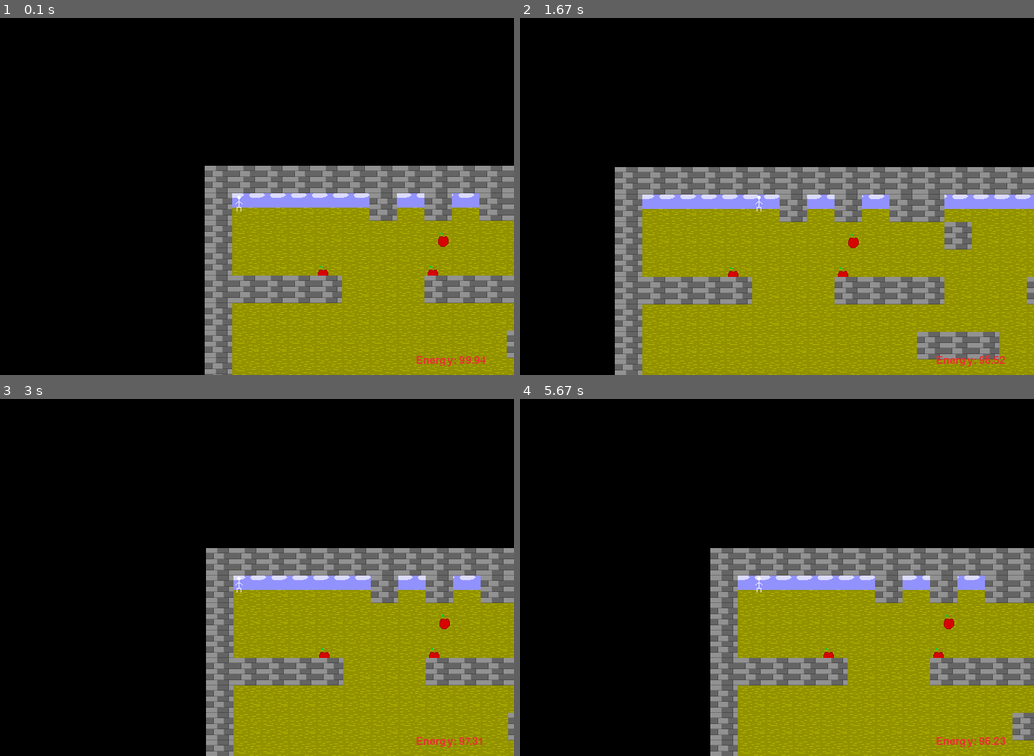
Above: before the commit, frames 1-4 (two rows, left to right).
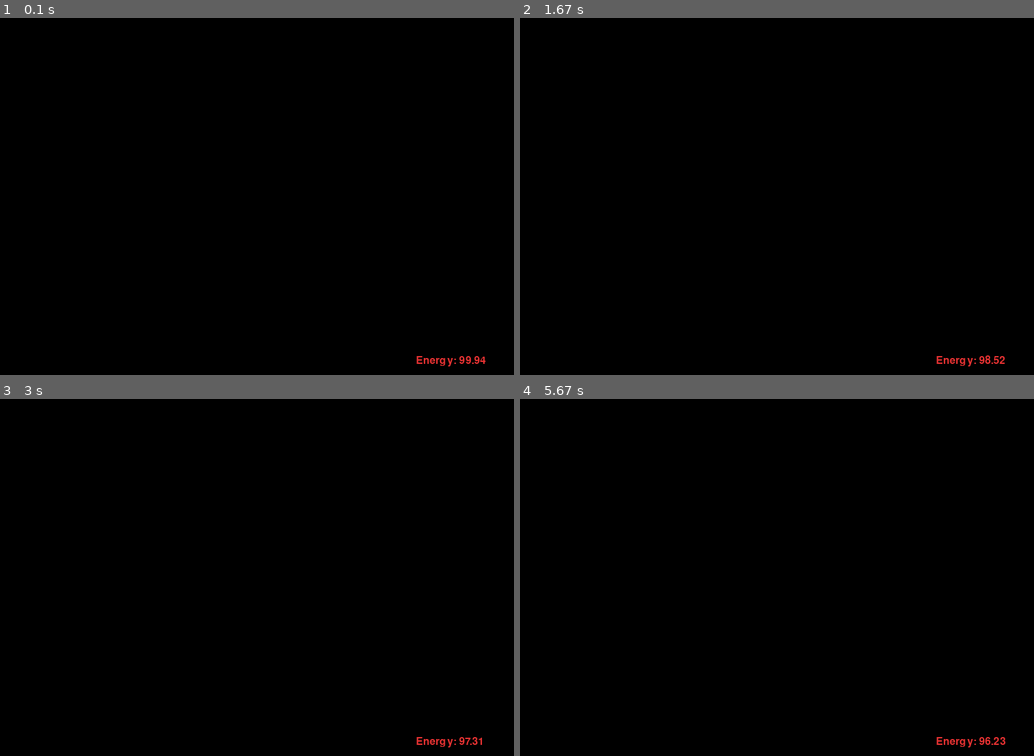
Above: after the commit, the same moments.

Repository: anokata/pythonPetProjects
Game: pygame game, started from platformer/sur.py
Same seed, same stepped clock (60 frames per second), same inputs: the game is played once before the commit and once after it.
Inputs:
- Up to frame 1 (0.1 s): no input
- Up to frame 2 (1.67 s): hold Right 0.33-0.8 s; hold Up 0.83-1.3 s
- Up to frame 3 (3 s): hold Left 1.83-2.37 s
- Up to frame 4 (5.67 s): tap Space at 3.4, 4.3, 4.7, 5, 5.2, 5.5 s; hold Up 3.73-4.2 s; hold Down 4.23-4.6 s; hold Left 4.63-5.1 s; hold Right 5.13-5.6 s; hold Up from 5.63 s (still down)

The runs differ from the first frame. In frame 1, 35% of the frame differs, in the area x 39-100%, y 41-100%; in frame 2, 47%, in the area x 18-100%, y 41-100%; in frame 3, 35%; in frame 4, 37%.

Commit message:
Выделение файлов и переделки.

Diff:
--- /dev/null
+++ b/platformer/camera.py
@@ -0,0 +1,24 @@
+import pygame
+from consts import *
+#Камера. у неё есть свои размеры и положение. она не даёт выйти за пределы игроку - меняет положение, следит. Она преобразует данные в неё координаты объекта так чтобы они отображались на экране( вычесть координаты камеры)
+class Camera():
+
+    def __init__(self, w, h):
+        self.rect = pygame.Rect(0, 0, w, h)
+
+    def stalkAt(self, p):
+        """ Следить за """
+        self.rect.left = min(self.rect.left, p.rect.left - WindowW//2)
+        self.rect.right = max(self.rect.right, p.rect.right)
+        self.rect.top = min(self.rect.top, p.rect.top - WindowH//2)
+        self.rect.right = max(self.rect.right, p.rect.right)
+        self.rect.bottom = max(self.rect.bottom, p.rect.bottom)
+
+    def calc(self, o):
+        """ пересчитать координаты объекта на экран """
+        r = pygame.Rect(0, 0, 0, 0)
+        r.left = o.rect.left - self.rect.left #- WindowH//2
+        r.top = o.rect.top - self.rect.top #+ WindowW//2
+        #r.left = o.rect.left - self.rect.left
+        #r.left = o.rect.left - self.rect.left
+        return r
--- /dev/null
+++ b/platformer/consts.py
@@ -0,0 +1,5 @@
+
+WindowH = 550
+WindowW = 800
+Display = (WindowW, WindowH)
+bgColor = "#004400"
--- /dev/null
+++ b/platformer/menu.py
@@ -0,0 +1,61 @@
+import pygame
+
+class Font():
+    def __init__(self, size, color = (255, 255, 255), bgcolor=False):
+        self.h = h = size
+        self.color = color
+        self.bg = bgcolor
+        self.font = pygame.font.Font(None, h)
+
+    def render(self, t):
+        if self.bg:
+            return self.font.render(t, 1, self.color, self.bg)
+        else:
+            return self.font.render(t, 1, self.color)
+
+    def get_rect(self):
+        return self.font.get_rect()
+
+class MenuList():
+    items = []
+    selected = 0
+
+    def __init__(self, layer, id, x=20, y=10):
+        self.layer = layer
+        self.items = list()
+        self.id = id
+        self.rect = pygame.Rect(0,0,0,0)
+        self.font = Font(32, (100, 100, 5), (180, 160, 100))
+        self.selfont = Font(32, (180, 160, 30), (100, 80, 50))
+        self.x = x
+        self.y = y
+
+    def rend(self):
+        self.layer[self.id] = list()
+        y = self.y
+        for x in self.items:
+            if self.items.index(x) == self.selected:
+                t = self.selfont.render(x)
+            else:
+                t = self.font.render(x)
+            self.rect = t.get_rect()
+            self.rect.top = y
+            self.rect.left = self.x
+            y += self.font.h // 1.5
+            self.layer[self.id].append((t, self.rect))
+
+    def addItem(self, text):
+        self.items.append(text)
+        self.rend()
+
+    def pred(self):
+        self.selected -= 1
+        if self.selected < 0:
+            self.selected = len(self.items) - 1
+        self.rend()
+
+    def next(self):
+        self.selected += 1
+        if self.selected >= len(self.items):
+            self.selected = 0
+        self.rend()
--- /dev/null
+++ b/platformer/player.py
@@ -0,0 +1,112 @@
+import pygame
+import pyganim
+
+class Player():
+    health = 100
+    spd = 4.0
+    spdj = 5.0
+    moving = 0
+    movingud = 0
+    dy = 0
+    dx = 0.0
+    energy = 100.0
+
+    def __init__(self):
+        pass
+
+    def step(self):
+        self.energy -= 0.01
+
+# Player anim
+AnimDelay = 0.1 # скорость смены кадров
+AnimGoRight = ['objects/walkmanR0.png','objects/walkmanR1.png','objects/walkmanR2.png']
+AnimGoLeft = ['objects/walkmanL0.png','objects/walkmanL1.png','objects/walkmanL2.png']
+AnimGoUp = ['objects/walkmanU0.png','objects/walkmanU1.png','objects/walkmanU2.png']
+AnimJumpLeft = ['objects/walkmanS.png', 'objects/walkmanS.png']
+AnimJumpRight = ['objects/walkmanS.png','objects/walkmanS.png']
+AnimJump = ['objects/walkmanS.png']
+AnimStand = ['objects/walkmanS.png']
+
+class pgPlayer(Player, pygame.sprite.Sprite):
+    rect = pygame.Rect(0,0,0,0)
+
+    def __init__(self, x, y):
+        pygame.sprite.Sprite.__init__(self)
+        self.image = pygame.image.load('catwall.png').convert()
+        self.rect = pygame.Rect(x, y, self.image.get_rect().size[0],
+                         self.image.get_rect().size[1])
+        self.rect.height += 0
+
+        from itertools import repeat
+        Anim = list(zip(AnimGoRight, list(repeat(AnimDelay, len(AnimGoRight)))))
+        self.AnimRight = pyganim.PygAnimation(Anim)
+        self.AnimRight.play()
+
+        Anim = list(zip(AnimGoLeft, list(repeat(AnimDelay, len(AnimGoLeft)))))
+        self.AnimLeft = pyganim.PygAnimation(Anim)
+        self.AnimLeft.play()
+
+        Anim = list(zip(AnimJumpLeft, list(repeat(AnimDelay, len(AnimJumpLeft)))))
+        self.AnimJumpLeft = pyganim.PygAnimation(Anim)
+        self.AnimJumpLeft.play()
+
+        Anim = list(zip(AnimJumpRight, list(repeat(AnimDelay, len(AnimJumpRight)))))
+        self.AnimJumpRight = pyganim.PygAnimation(Anim)
+        self.AnimJumpRight.play()
+
+        Anim = list(zip(AnimStand, list(repeat(AnimDelay, len(AnimStand)))))
+        self.AnimStand = pyganim.PygAnimation(Anim)
+        self.AnimStand.play()
+
+        Anim = list(zip(AnimGoUp, list(repeat(AnimDelay, len(AnimGoUp)))))
+        self.AnimUp = pyganim.PygAnimation(Anim)
+        self.AnimUp.play()
+
+        self.changeAnim(self.AnimStand)
+
+    def changeAnim(self, a):
+        self.image.fill(pygame.Color('#000000'))
+        a.blit(self.image, (0, 0))
+        #self.image.scroll(dy=20)
+
+    def moveSide(self, dt, platforms, enemies):
+        self.step()
+        if self.dx < 0:
+            self.changeAnim(self.AnimLeft)
+        elif self.dx > 0:
+            self.changeAnim(self.AnimRight)
+        elif self.dy > 0 or self.dy < 0:
+            self.changeAnim(self.AnimUp)
+        else:
+            self.changeAnim(self.AnimStand)
+
+        self.dx = - self.moving * self.spd
+        self.dy = - self.movingud * self.spd
+
+
+        self.rect.x += self.dx
+        self.collide(self.dx, 0, platforms)
+
+        self.rect.y += self.dy
+        self.collide(0, self.dy, platforms)
+
+        self.collideEnemies(enemies)
+
+    def collideEnemies(self, enemies):
+        for e in enemies:
+            if pygame.sprite.collide_rect(self, e):
+                self.dx = -self.dx
+
+    def collide(self, dx, dy, platforms):
+        for p in platforms:
+            if pygame.sprite.collide_rect(self, p): # если есть пересечение платформы с игроком
+                if dx > 0:                      # если движется вправо
+                    self.rect.right = p.rect.left # то не движется вправо
+                if dx < 0:                      # если движется влево
+                    self.rect.left = p.rect.right # то не движется влево
+
+                if dy > 0:
+                    self.rect.bottom = p.rect.top
+
+                if dy < 0:
+                    self.rect.top = p.rect.bottom
--- a/platformer/sur.py
+++ b/platformer/sur.py
@@ -5,6 +5,11 @@
 import pyganim
 import roomGenerator as rg
 import random
+from menu import *
+from player import *
+from camera import *
+from consts import *
+
 #TODO: наделать много вещей. коллекционирование. инвентарь. иконки.
 # сначала всё же без генератора, сделать статичный мир. но интересный
 # TODO: map, переделать отображение. сделать редактор, сохранение загрузка добавление новых блоков. редактор. выбор блоков.
@@ -31,29 +36,6 @@
 
 
 # делать игрока сначала базового не зависящего от движка.
-#Камера. у неё есть свои размеры и положение. она не даёт выйти за пределы игроку - меняет положение, следит. Она преобразует данные в неё координаты объекта так чтобы они отображались на экране( вычесть координаты камеры)
-class Camera():
-
-    def __init__(self, w, h):
-        self.rect = pygame.Rect(0, 0, w, h)
-
-    def stalkAt(self, p):
-        """ Следить за """
-        self.rect.left = min(self.rect.left, p.rect.left - WindowW//2)
-        self.rect.right = max(self.rect.right, p.rect.right)
-        self.rect.top = min(self.rect.top, p.rect.top - WindowH//2)
-        self.rect.right = max(self.rect.right, p.rect.right)
-        self.rect.bottom = max(self.rect.bottom, p.rect.bottom)
-
-    def calc(self, o):
-        """ пересчитать координаты объекта на экран """
-        r = pygame.Rect(0, 0, 0, 0)
-        r.left = o.rect.left - self.rect.left #- WindowH//2
-        r.top = o.rect.top - self.rect.top #+ WindowW//2
-        #r.left = o.rect.left - self.rect.left
-        #r.left = o.rect.left - self.rect.left
-        return r
-
 class EnergySystem():
     map = {}
 
@@ -72,8 +54,12 @@
 
 class Map():
     tiles = 0
+    w = h = z = 0
 
     def __init__(self, w, h, z):
+        self.w = w
+        self.h = h
+        self.z = z
         self.tiles = {(x, y, lay): l for x in range(w) for y in range(h)
                 for lay in range(z) for l in [list()]}
 
@@ -82,6 +68,13 @@
 
     def __getitem__(self, k):
         return self.tiles[k]
+
+    def draw(self):
+        for x in range(self.w):
+            for y in range(self.h):
+                for z in range(self.z):
+                    for o in self.tiles[x,y,z]:
+                        o.draw(x, y)
 
 class Tiled():
     tiles = []
@@ -101,116 +94,6 @@
         for (x, o) in self.tiles:
             l.add(x)
 
-
-class Player():
-    health = 100
-    spd = 4.0
-    spdj = 5.0
-    moving = 0
-    movingud = 0
-    dy = 0
-    dx = 0.0
-    energy = 100.0
-
-    def __init__(self):
-        pass
-
-    def step(self):
-        self.energy -= 0.01
-
-# Player anim
-AnimDelay = 0.1 # скорость смены кадров
-AnimGoRight = ['objects/walkmanR0.png','objects/walkmanR1.png','objects/walkmanR2.png']
-AnimGoLeft = ['objects/walkmanL0.png','objects/walkmanL1.png','objects/walkmanL2.png']
-AnimGoUp = ['objects/walkmanU0.png','objects/walkmanU1.png','objects/walkmanU2.png']
-AnimJumpLeft = ['objects/walkmanS.png', 'objects/walkmanS.png']
-AnimJumpRight = ['objects/walkmanS.png','objects/walkmanS.png']
-AnimJump = ['objects/walkmanS.png']
-AnimStand = ['objects/walkmanS.png']
-
-class pgPlayer(Player, pygame.sprite.Sprite):
-    rect = pygame.Rect(0,0,0,0)
-
-    def __init__(self, x, y):
-        pygame.sprite.Sprite.__init__(self)
-        self.image = pygame.image.load('catwall.png').convert()
-        self.rect = pygame.Rect(x, y, self.image.get_rect().size[0],
-                         self.image.get_rect().size[1])
-        self.rect.height += 0
-
-        from itertools import repeat
-        Anim = list(zip(AnimGoRight, list(repeat(AnimDelay, len(AnimGoRight)))))
-        self.AnimRight = pyganim.PygAnimation(Anim)
-        self.AnimRight.play()
-
-        Anim = list(zip(AnimGoLeft, list(repeat(AnimDelay, len(AnimGoLeft)))))
-        self.AnimLeft = pyganim.PygAnimation(Anim)
-        self.AnimLeft.play()
-
-        Anim = list(zip(AnimJumpLeft, list(repeat(AnimDelay, len(AnimJumpLeft)))))
-        self.AnimJumpLeft = pyganim.PygAnimation(Anim)
-        self.AnimJumpLeft.play()
-
-        Anim = list(zip(AnimJumpRight, list(repeat(AnimDelay, len(AnimJumpRight)))))
-        self.AnimJumpRight = pyganim.PygAnimation(Anim)
-        self.AnimJumpRight.play()
-
-        Anim = list(zip(AnimStand, list(repeat(AnimDelay, len(AnimStand)))))
-        self.AnimStand = pyganim.PygAnimation(Anim)
-        self.AnimStand.play()
-
-        Anim = list(zip(AnimGoUp, list(repeat(AnimDelay, len(AnimGoUp)))))
-        self.AnimUp = pyganim.PygAnimation(Anim)
-        self.AnimUp.play()
-
-        self.changeAnim(self.AnimStand)
-
-    def changeAnim(self, a):
-        self.image.fill(pygame.Color('#000000'))
-        a.blit(self.image, (0, 0))
-        #self.image.scroll(dy=20)
-
-    def moveSide(self, dt, platforms, enemies):
-        self.step()
-        if self.dx < 0:
-            self.changeAnim(self.AnimLeft)
-        elif self.dx > 0:
-            self.changeAnim(self.AnimRight)
-        elif self.dy > 0 or self.dy < 0:
-            self.changeAnim(self.AnimUp)
-        else:
-            self.changeAnim(self.AnimStand)
-
-        self.dx = - self.moving * self.spd
-        self.dy = - self.movingud * self.spd
-
-
-        self.rect.x += self.dx
-        self.collide(self.dx, 0, platforms)
-
-        self.rect.y += self.dy
-        self.collide(0, self.dy, platforms)
-
-        self.collideEnemies(enemies)
-
-    def collideEnemies(self, enemies):
-        for e in enemies:
-            if pygame.sprite.collide_rect(self, e):
-                self.dx = -self.dx
-
-    def collide(self, dx, dy, platforms):
-        for p in platforms:
-            if pygame.sprite.collide_rect(self, p): # если есть пересечение платформы с игроком
-                if dx > 0:                      # если движется вправо
-                    self.rect.right = p.rect.left # то не движется вправо
-                if dx < 0:                      # если движется влево
-                    self.rect.left = p.rect.right # то не движется влево
-
-                if dy > 0:
-                    self.rect.bottom = p.rect.top
-
-                if dy < 0:
-                    self.rect.top = p.rect.bottom
 
 class Block(pygame.sprite.Sprite): # base class for sprites?
     rect = 0
@@ -225,22 +108,15 @@
         #screen.blit(self.image, (self.rect.left, self.rect.top))
 
 # Globals
-WindowH = 550
-WindowW = 800
-Display = (WindowW, WindowH)
-bgColor = "#004400"
 player = None
 bgSurface = None
 screen = 0
 collided = list()
 enemies = list()
-gravity = 0.2
 cam = Camera(400, 300)
 #http://www.pygame.org/docs/ref/key.html
 Sprite = pygame.sprite.Sprite
 entities = None
-layerBg = None
-layerFg = None
 textLayer = None
 menu = None
 hud = None
@@ -284,22 +160,6 @@
     if k == pygame.K_DOWN:
         player.movingud = 0
 
-class Font():
-    def __init__(self, size, color = (255, 255, 255), bgcolor=False):
-        self.h = h = size
-        self.color = color
-        self.bg = bgcolor
-        self.font = pygame.font.Font(None, h)
-
-    def render(self, t):
-        if self.bg:
-            return self.font.render(t, 1, self.color, self.bg)
-        else:
-            return self.font.render(t, 1, self.color)
-
-    def get_rect(self):
-        return self.font.get_rect()
-
 class Hud():
     items = []
     enrg = 'Energy: %.2f'
@@ -327,50 +187,6 @@
             self.layer[self.id].append((t, self.rect))
 
 
-class MenuList():
-    items = []
-    selected = 0
-
-    def __init__(self, layer, id, x=20, y=10):
-        self.layer = layer
-        self.items = list()
-        self.id = id
-        self.rect = pygame.Rect(0,0,0,0)
-        self.font = Font(32, (100, 100, 5), (180, 160, 100))
-        self.selfont = Font(32, (180, 160, 30), (100, 80, 50))
-        self.x = x
-        self.y = y
-
-    def rend(self):
-        self.layer[self.id] = list()
-        y = self.y
-        for x in self.items:
-            if self.items.index(x) == self.selected:
-                t = self.selfont.render(x)
-            else:
-                t = self.font.render(x)
-            self.rect = t.get_rect()
-            self.rect.top = y
-            self.rect.left = self.x
-            y += self.font.h // 1.5
-            self.layer[self.id].append((t, self.rect))
-
-    def addItem(self, text):
-        self.items.append(text)
-        self.rend()
-
-    def pred(self):
-        self.selected -= 1
-        if self.selected < 0:
-            self.selected = len(self.items) - 1
-        self.rend()
-
-    def next(self):
-        self.selected += 1
-        if self.selected >= len(self.items):
-            self.selected = 0
-        self.rend()
-
 def createMenu(id, lst): # add обработчик выбора, обработчик
     addState(id)
     setEventHandler(id, 'keyDown', menuKeyDown)
@@ -394,12 +210,12 @@
 
 def drawMain():
     screen.blit(bgSurface.image, (0, 0))
-    global cam, player, Layers, textLayer
+    global cam, player, textLayer
     cam.stalkAt(player)
 
-    for l in Layers:
-        for e in l:
-            screen.blit(e.image, cam.calc(e))
+    #for l in Layers:
+        #for e in l:
+            #screen.blit(e.image, cam.calc(e))
 
     for (e, r) in textLayer['hud']:
         screen.blit(e, r)
@@ -442,14 +258,14 @@
     print(mar.tiles)
 
     mp = list()
-    Layers = list()
-    Layers.append(pygame.sprite.Group())
-    Layers.append(pygame.sprite.Group())
-    Layers.append(pygame.sprite.Group())
-
-    layerBg = Layers[0]
-    layerFg = Layers[2]
-    entities = Layers[1]
+    #Layers = list()
+    #Layers.append(pygame.sprite.Group())
+    #Layers.append(pygame.sprite.Group())
+    #Layers.append(pygame.sprite.Group())
+
+    #layerBg = Layers[0]
+    #layerFg = Layers[2]
+    entities = list()
     textLayer = {'menu1': list()}
 
     # menu
@@ -458,23 +274,23 @@
 
     hud = Hud(textLayer, WindowW-150, WindowH-30)
 
-    for x in range(30):
-        mp += [(x,15)]
-    m = Tiled('ground1.png', mp)
-    m.addToLayer(layerBg)
-
-    mp = list()
-    for x in range(30):
-        for y in range(30):
-            mp.append((x,y))
-    m = Tiled('objects/ground0.png', mp)
-    m.addToLayer(layerBg)
-
-    mp = list()
-    for x in range(140):
-        mp += [(x,1)]
-    m = Tiled('sky0.png', mp)
-    m.addToLayer(layerBg)
+    #for x in range(30):
+        #mp += [(x,15)]
+    #m = Tiled('ground1.png', mp)
+    #m.addToLayer(layerBg)
+
+    #mp = list()
+    #for x in range(30):
+        #for y in range(30):
+            #mp.append((x,y))
+    #m = Tiled('objects/ground0.png', mp)
+    #m.addToLayer(layerBg)
+
+    #mp = list()
+    #for x in range(140):
+        #mp += [(x,1)]
+    #m = Tiled('sky0.png', mp)
+    #m.addToLayer(layerBg)
 
     lev= ["xxxxxxxxxxxxxxxxxxxxxxxxx",
           "x-----x-x-xx-------x----x",
@@ -494,21 +310,21 @@
           "x-----------------------x",
           "xxxxxxxxxxxxxxxxxxxxxxxxx",
              ]
-    blockwh = pygame.image.load('block1.png').get_rect().size[0]
-    for x in range(len(lev)):
-        for y in range(len(lev[0])):
-            if lev[x][y] == 'x':
-                b = Block(y*blockwh, x*blockwh,)
-                collided += [b]
-                entities.add(b)
-            if lev[x][y] == 'c':
-                e = Enemy(y*blockwh, x*blockwh+blockwh//2)
-                entities.add(e)
-                enemies.append(e)
-
-    layerFg.add(player)
-    createEnemies(layerFg)
-    randomClouds(layerBg)
+    #blockwh = pygame.image.load('block1.png').get_rect().size[0]
+    #for x in range(len(lev)):
+        #for y in range(len(lev[0])):
+            #if lev[x][y] == 'x':
+                #b = Block(y*blockwh, x*blockwh,)
+                #collided += [b]
+                #entities.add(b)
+            #if lev[x][y] == 'c':
+                #e = Enemy(y*blockwh, x*blockwh+blockwh//2)
+                #entities.add(e)
+                #enemies.append(e)
+
+    #layerFg.add(player)
+    #createEnemies(layerFg)
+    #randomClouds(layerBg)
 
 def randomClouds(layer):
     count = 10
